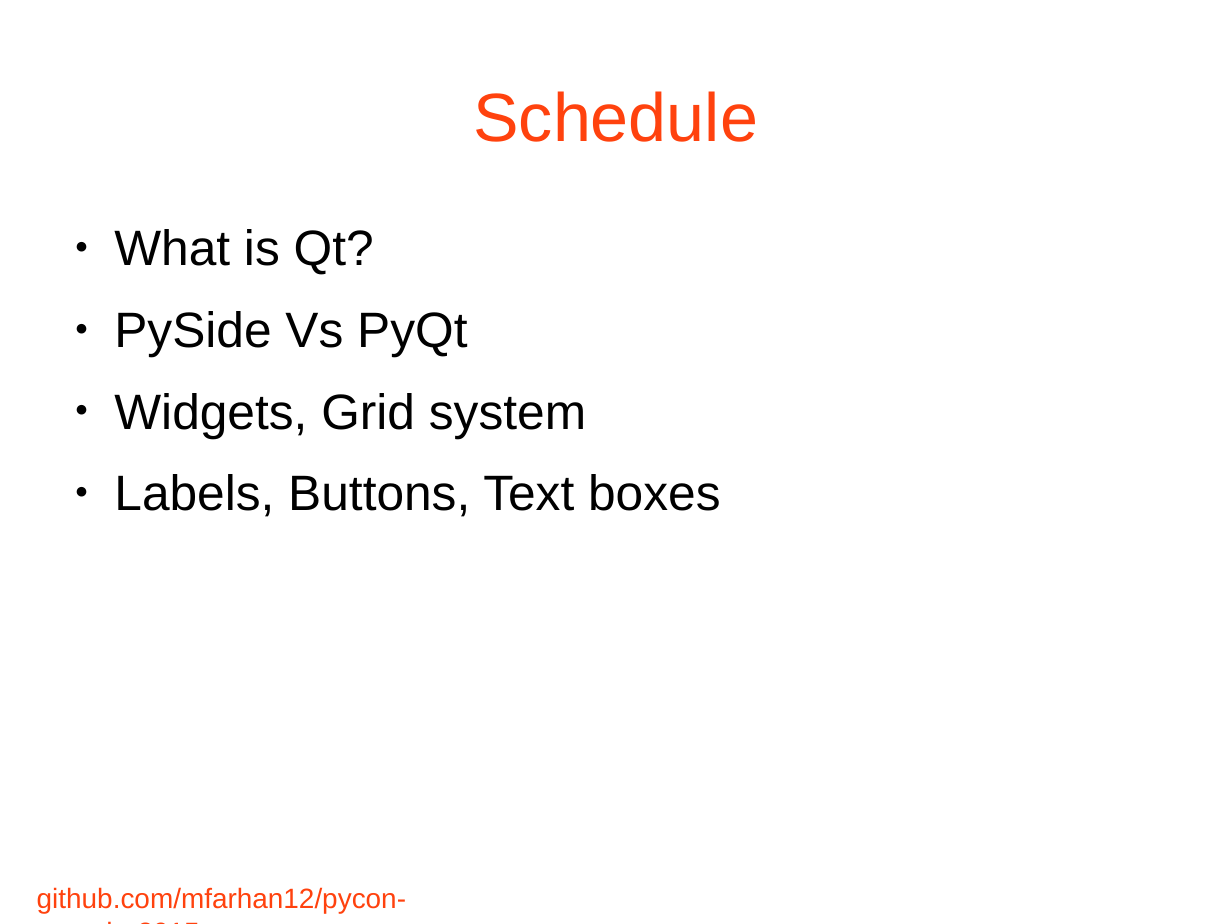
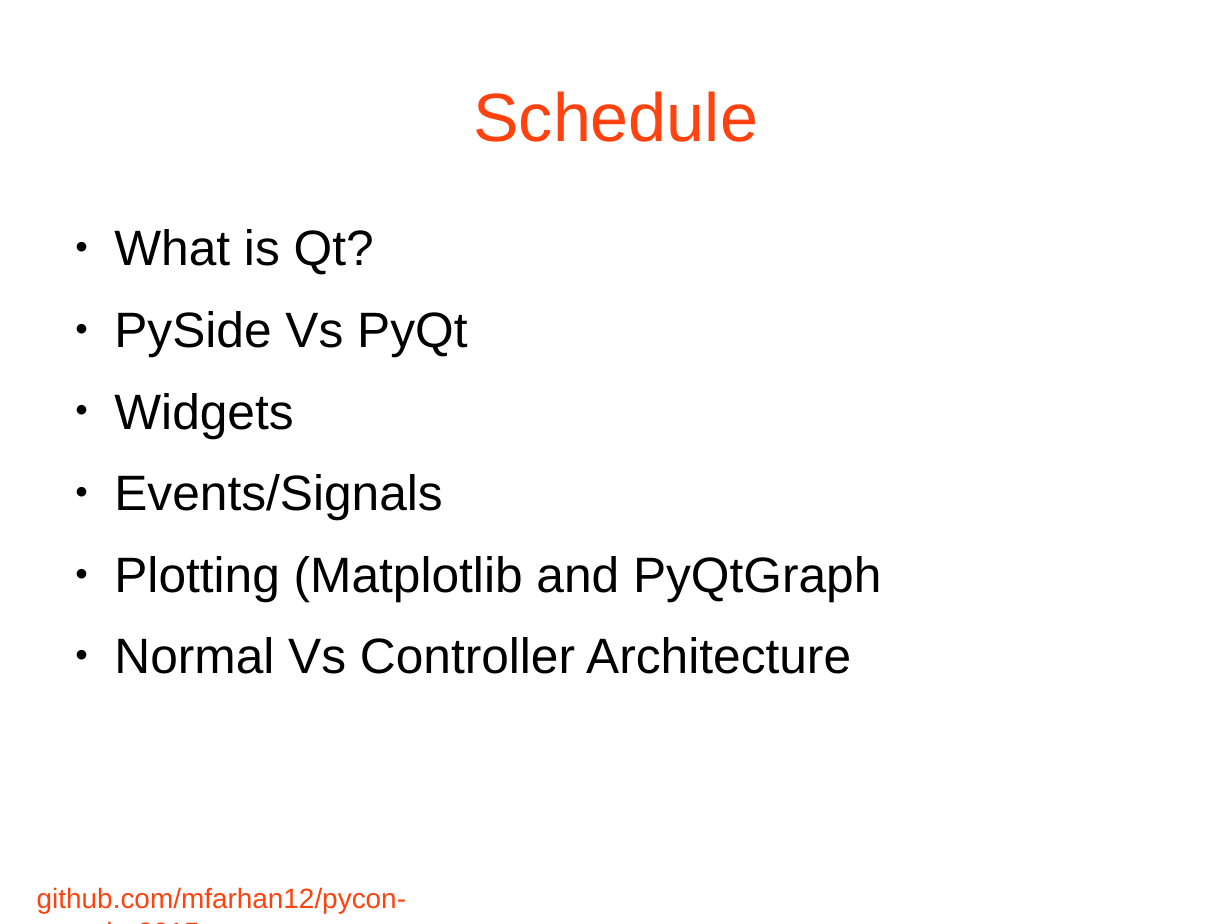
Before and after one commit to mfarhan12/qt-presentation, a slide deck: slide 3 of OPAG QT Presentation.odp. Drawn at 1232x924 pixels with LibreOffice and Linux fonts; fonts in the diff are those of the drawing; background and template pictures are left out. Boxes give left, top, right and bottom in pixels: in the first picture for what was removed or moved away, otherwise in the second. Text is boxed around its words. In the diff, an @@ line names an element or a change of style, - is before the commit and + after.

```diff
--- a/OPAG QT Presentation.odp
+++ b/OPAG QT Presentation.odp
@@ text at (114,393,881,674): text changed @@
-● Widgets, Grid system
-● Labels, Buttons, Text boxes
+● Widgets
+● Events/Signals
+● Plotting (Matplotlib and PyQtGraph
+● Normal Vs Controller Architecture
```
Also in this commit, not shown: 4 other files.
